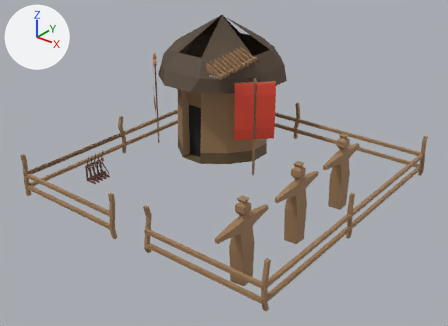
Two versions of the FBX model RTSUNET/Assets/Unit Component System Experimental/Objects/Buildings/Building Objects/Humans/Models/RawModels/FBX - Barracks(Human).fbx, one commit apart.
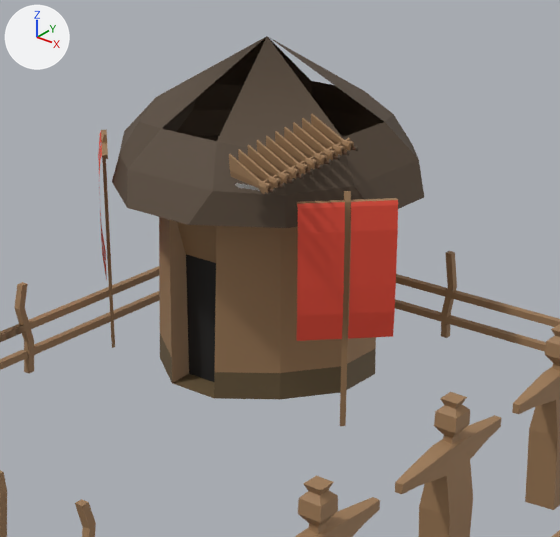
Each version is shown whole from a 50 mm lens placed at (10.92, -14.11, 9.41), pointed at (0.21, -0.72, 1.11), then close up on the part from 25% to 76% of the width and 0% to 68% of the height. Lighting does not change. The marker at upper left points along +X, +Y and +Z. Where no turn or scale is listed for an object, it has been applied to the vertices. Vertices at the same position are counted once.
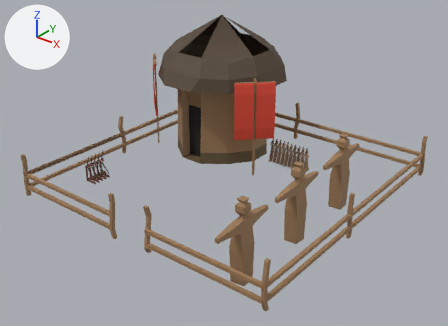
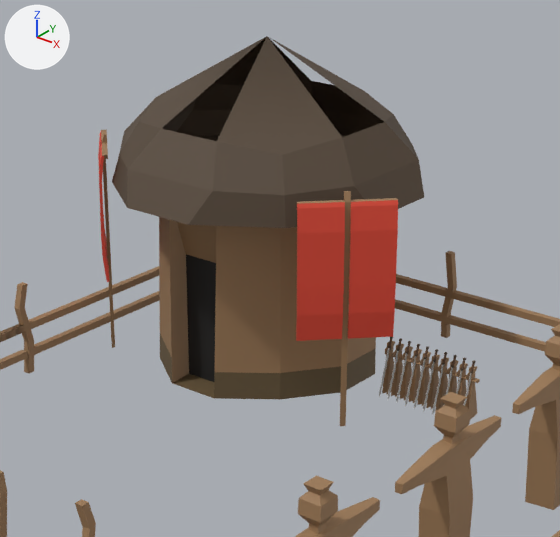
What differs and where, as boxes [x1, y1, x2, y2] in the close-ups (560 x 537 px):
'Cube.005', moved, turned: before [229, 114, 358, 194]; after [379, 337, 480, 419]
'Flag.001', reshaped (30% wider): before [98, 132, 107, 280]; after [98, 132, 110, 282]
part 1 of me_mesh, added (red): after [99, 142, 110, 282]

What changed in the scene script:
```text
Change me_mesh:
    used by ob_flag_001; location = (-4.2, 0.94, 1.05)
    remove me_mesh.from_pydata(...)  # 28 vertices, 12 faces; spans x -0.54..0.43, y -0.54..0.43, z 0.27..2.17
    add me_mesh.from_pydata(...)  # 56 vertices, 52 faces; spans x -0.54..0.46, y -0.54..0.46, z 0.27..2.17
    me_mesh part 1
    28 vertices are added at x -0.51..0.46, y -0.51..0.46, z 0.28..2.15
    40 new faces join them
Change ob_cube_005:
    ob_cube_005.location: (-0.76, 0.11, 3.44) -> (0.0, 2.11, 0.39)
    ob_cube_005.rotation_euler: (2.967, -0.224, 1.319) -> (1.274, 0.0, 0.0)  # degrees (170, -13, 76) -> degrees (73, 0, 0)
```
